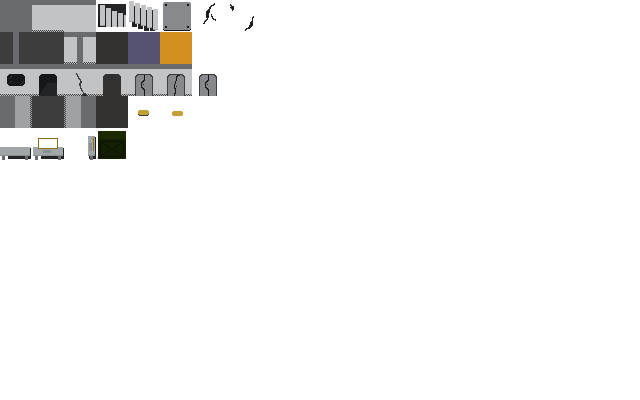
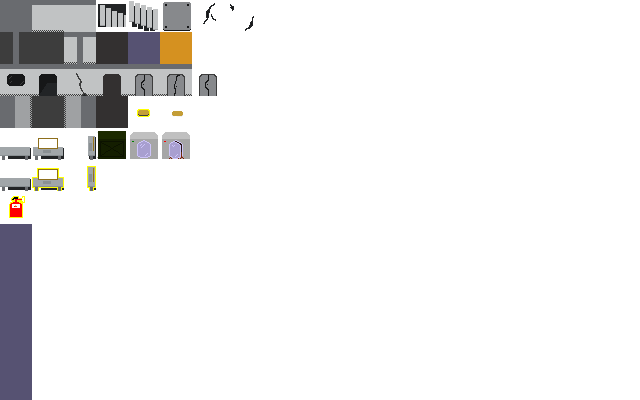
Comparing the layer stacks of the two (640, 400) images. Changes:
painted on "Layer" over left=0, top=109, right=190, bottom=400
